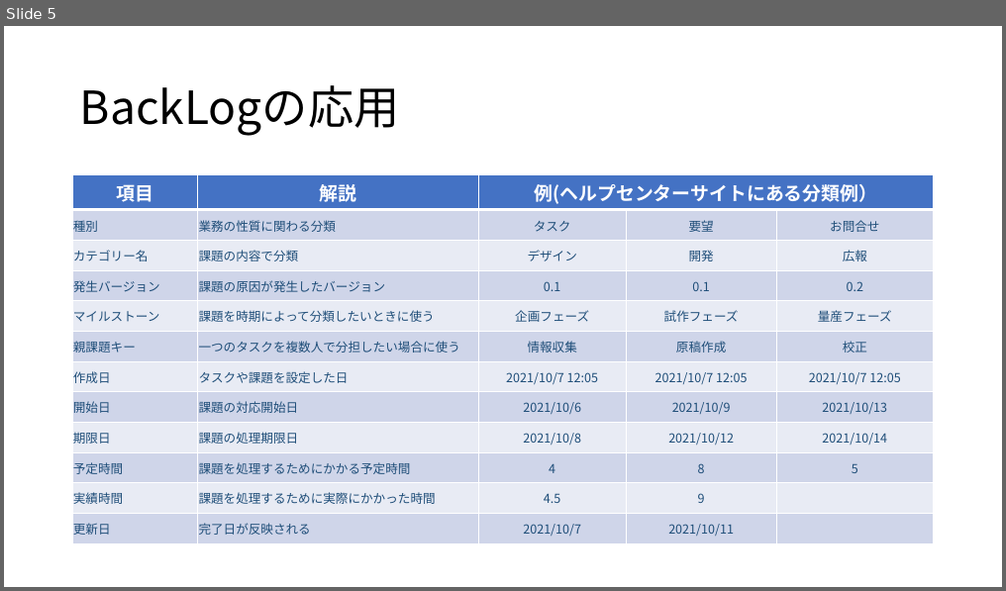
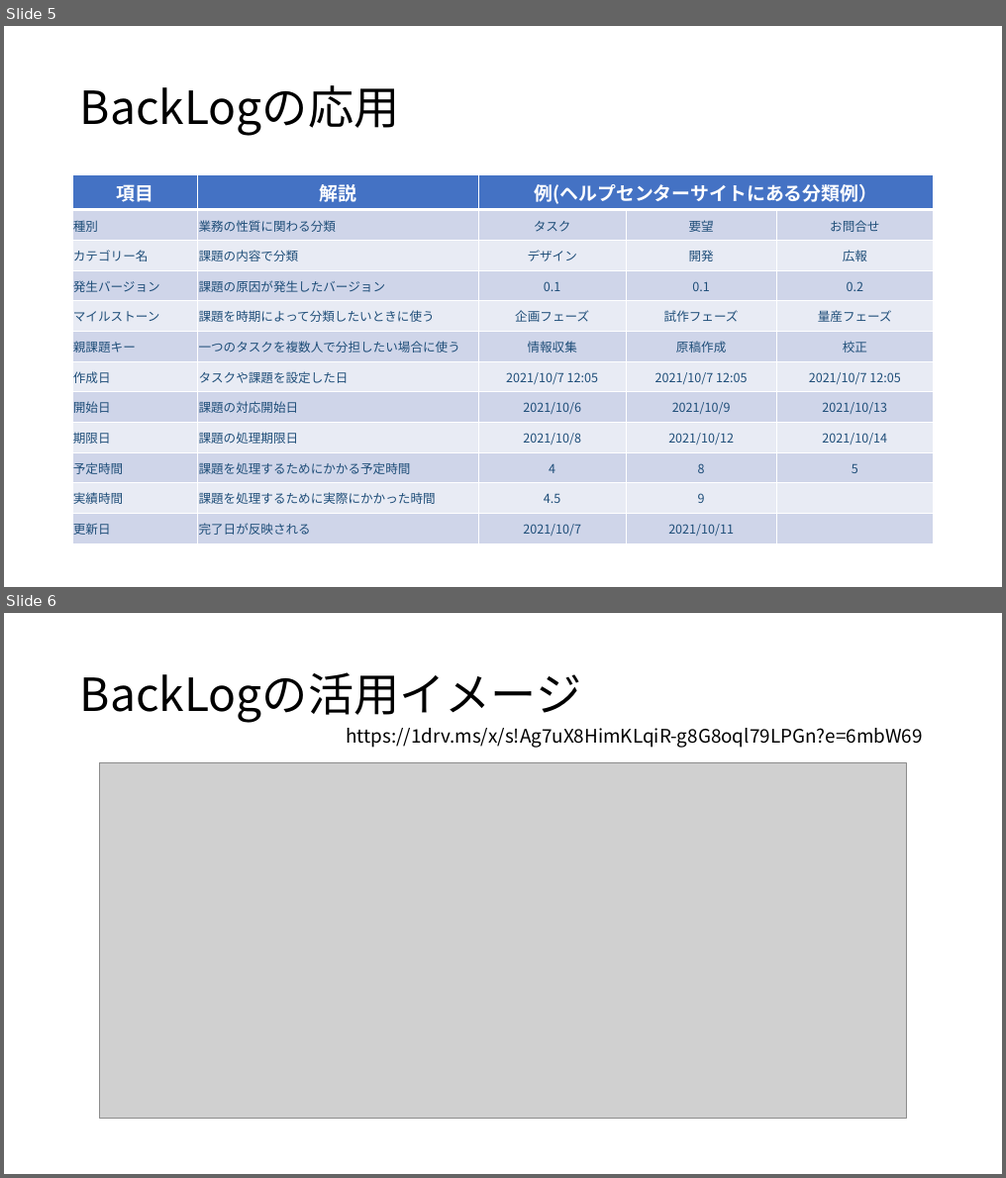
Before and after one commit to hushiro/hushiro, a slide deck: BackLogの活用とプロジェクトの可視化.pptx. Shown one above the other, each under a label of ours: slide 5 before the commit, slides 5 and 6 after it. The pictures are 1006x591 and 1006x1178 pixels, drawn with LibreOffice and Linux fonts; fonts in the diff are those of the drawing; grey boxes stand for pictures. Boxes give left, top, right and bottom in pixels: in the first picture for what was removed or moved away, otherwise in the second. Text is boxed around its words. In the diff, an @@ line names an element or a change of style, - is before the commit and + after.

Commit message:
20211013_03

```diff
--- a/BackLogの活用とプロジェクトの可視化.pptx
+++ b/BackLogの活用とプロジェクトの可視化.pptx
@@ slide 6 added at box(4, 613, 1002, 1174), background #FFFFFF @@
@@ title added at box(80, 672, 582, 723), 44 pt, text #000000 @@
+BackLogの活用イメージ
@@ text added at box(346, 728, 922, 748), 18 pt, text #000000 @@
+https://1drv.ms/x/s!Ag7uX8HimKLqiR-g8G8oql79LPGn?e=6mbW69
@@ picture added at box(100, 762, 907, 1119) @@
```
Also in this commit, not shown: 1 slide changed, 1 slide removed.
